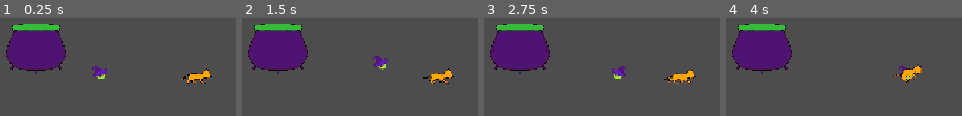
Above: before the commit, frames 1-4 (left to right).
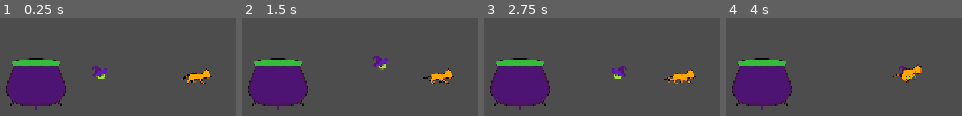
Above: after the commit, the same moments.

Repository: EternaHQ/Enchanted-Mini-Jam
Game: Godot game, scene res://Scenes/Main.tscn
Two runs of this game, one before a commit and one after it. Both use one fixed random seed, a clock stepped at 60 frames per second and the inputs below.
Inputs (mouse positions are in pixels of both pictures, inside the frame that each line leads up to):
- Up to frame 1 (0.25 s): no input
- Up to frame 2 (1.5 s): tap Enter at 0.5 s; move the mouse to (outside the picture) at 0.52 s; press the mouse at (outside the picture) at 0.53 s; hold D (Right) from 0.53 s (still down); tap Space (Up) at 0.77 s; move the mouse to (outside the picture) at 1.27 s; release the mouse at (outside the picture) at 1.28 s; click (outside the picture) at 1.35 s
- Up to frame 3 (2.75 s): tap Space (Up) at 1.52 s; move the mouse to (outside the picture) at 2.02 s; release D (Right) at 2.03 s; press the mouse at (outside the picture) at 2.03 s; hold A (Left) from 2.03 s (still down)
- Up to frame 4 (4 s): move the mouse to (outside the picture) at 2.77 s; release A (Left) at 2.78 s; release the mouse at (outside the picture) at 2.78 s; hold D (Right) from 2.78 s (still down); click (outside the picture) at 2.85 s; tap Space (Up) at 3.02, 3.77 s; move the mouse to (outside the picture) at 3.52 s; press the mouse at (outside the picture) at 3.53 s

The runs differ from the first frame. In frame 1, 19% of the frame differs, in the area x 2-28%, y 6-94%; in frame 2, 19%; in frame 3, 19%; in frame 4, 19%.

Commit message:
added cat into cauldron method

Diff:
--- a/enchanted-game-jam/Scenes/Main.tscn
+++ b/enchanted-game-jam/Scenes/Main.tscn
@@ -21,4 +21,6 @@
 [node name="Cat" parent="." unique_id=1068891402 instance=ExtResource("3_kln2b")]
 position = Vector2(1150, 271)
 
-[node name="StaticBody2D2" parent="." unique_id=375950219 instance=ExtResource("4_rgh2o")]
+[node name="Cauldron" parent="." unique_id=375950219 instance=ExtResource("4_rgh2o")]
+z_index = 1
+position = Vector2(0, 256)
--- a/enchanted-game-jam/Scenes/cat.tscn
+++ b/enchanted-game-jam/Scenes/cat.tscn
@@ -134,6 +134,7 @@
 
 [node name="GrabArea2D" type="Area2D" parent="." unique_id=1614956506]
 collision_layer = 16
+collision_mask = 16
 
 [node name="CollisionShape2D" type="CollisionShape2D" parent="GrabArea2D" unique_id=1421142845]
 rotation = 1.5707964
--- /dev/null
+++ b/enchanted-game-jam/Scenes/cauldron.gd
@@ -0,0 +1,13 @@
+extends StaticBody2D
+
+
+
+
+
+
+
+func _on_area_top_area_entered(area: Area2D) -> void:
+	if area.name=='GrabArea2D':
+		print("cat is in cauldron")
+		area.get_parent().queue_free()
+		print("katze weg")
--- a/enchanted-game-jam/Scenes/cauldron.tscn
+++ b/enchanted-game-jam/Scenes/cauldron.tscn
@@ -1,32 +1,34 @@
 [gd_scene format=3 uid="uid://bh65c7ue06ckp"]
 
 [ext_resource type="Texture2D" uid="uid://cr24vcydkfqhv" path="res://Assets/Sprites/IMG_0263.PNG" id="1_0t22i"]
-[ext_resource type="Script" uid="uid://c67x3ly6tijlm" path="res://Scripts/cauldron.gd" id="2_q3ljf"]
+[ext_resource type="Script" uid="uid://bdxgdnjj23cmd" path="res://Scenes/cauldron.gd" id="1_2rulr"]
 
 [sub_resource type="CapsuleShape2D" id="CapsuleShape2D_4plfi"]
-radius = 165.0
-height = 388.0
+radius = 122.0
+height = 248.0
 
 [sub_resource type="CapsuleShape2D" id="CapsuleShape2D_b37d6"]
-radius = 27.0
-height = 338.0
+radius = 48.0
+height = 444.0
 
 [node name="StaticBody2D" type="StaticBody2D" unique_id=375950219]
+script = ExtResource("1_2rulr")
 
 [node name="Sprite2D" type="Sprite2D" parent="." unique_id=980810208]
 texture = ExtResource("1_0t22i")
 
 [node name="CollisionShape2D" type="CollisionShape2D" parent="." unique_id=271521662]
-position = Vector2(0, 61)
+position = Vector2(-1, 79)
 rotation = 1.5707964
 shape = SubResource("CapsuleShape2D_4plfi")
 
 [node name="Area_top" type="Area2D" parent="." unique_id=2028879698]
-script = ExtResource("2_q3ljf")
+collision_layer = 16
+collision_mask = 16
 
 [node name="CollisionShape2D" type="CollisionShape2D" parent="Area_top" unique_id=1797421755]
-position = Vector2(0, -71)
+position = Vector2(0, -87)
 rotation = 1.5707964
 shape = SubResource("CapsuleShape2D_b37d6")
 
-[connection signal="body_entered" from="Area_top" to="Area_top" method="_on_body_entered"]
+[connection signal="area_entered" from="Area_top" to="." method="_on_area_top_area_entered"]
--- a/enchanted-game-jam/Scripts/cauldron.gd
+++ /dev/null
@@ -1,5 +0,0 @@
-extends Area2D
-
-
-func _on_body_entered(body: Node2D) -> void:
-	pass
Not shown, added: enchanted-game-jam/Scenes/cauldron.gd.uid
